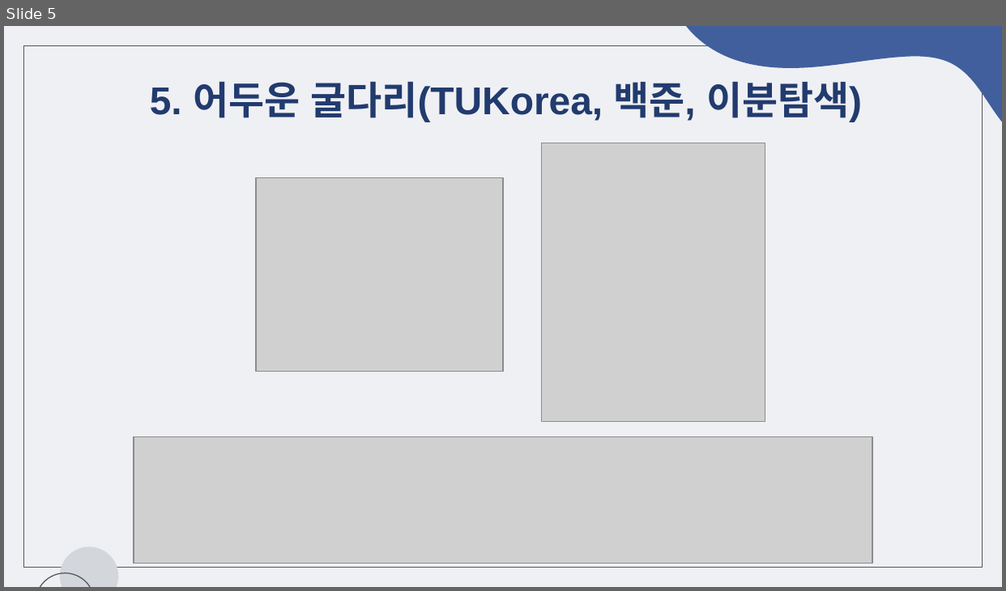
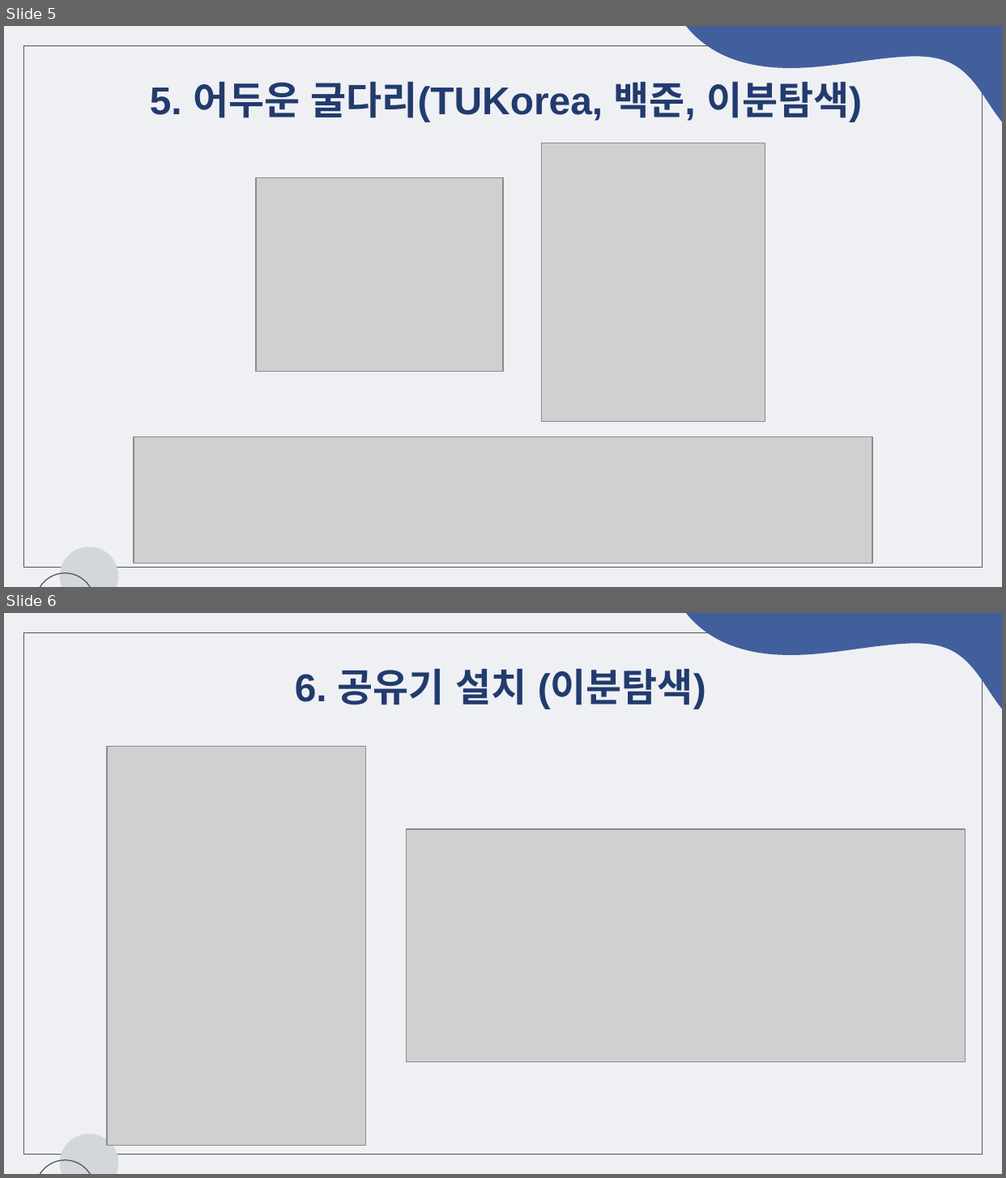
Before and after one commit to chaeeun-dev/CodingTest, a slide deck: 문제해결프로그래밍_숙제/제출용/숙제5_2022182035.pptx. Shown one above the other, each under a label of ours: slide 5 before the commit, slides 5 and 6 after it. The pictures are 1006x591 and 1006x1178 pixels, drawn with LibreOffice and Linux fonts; fonts in the diff are those of the drawing; grey boxes stand for pictures. Boxes give left, top, right and bottom in pixels: in the first picture for what was removed or moved away, otherwise in the second. Text is boxed around its words. In the diff, an @@ line names an element or a change of style, - is before the commit and + after.

```diff
--- a/문제해결프로그래밍_숙제/제출용/숙제5_2022182035.pptx
+++ b/문제해결프로그래밍_숙제/제출용/숙제5_2022182035.pptx
@@ slide 6 added at (4,613,1002,1174), background #EFF0F4; not listed: 4 template elements that a slide beside it also shows @@
@@ title added at (295,669,706,709), 28 pt, text #223B6E, bold @@
+6. 공유기 설치 (이분탐색)
@@ picture added at (107,746,365,1145) @@
@@ picture added at (406,829,965,1062) @@
```
Also in this commit, not shown: 1 other slide added, 6 other files.
